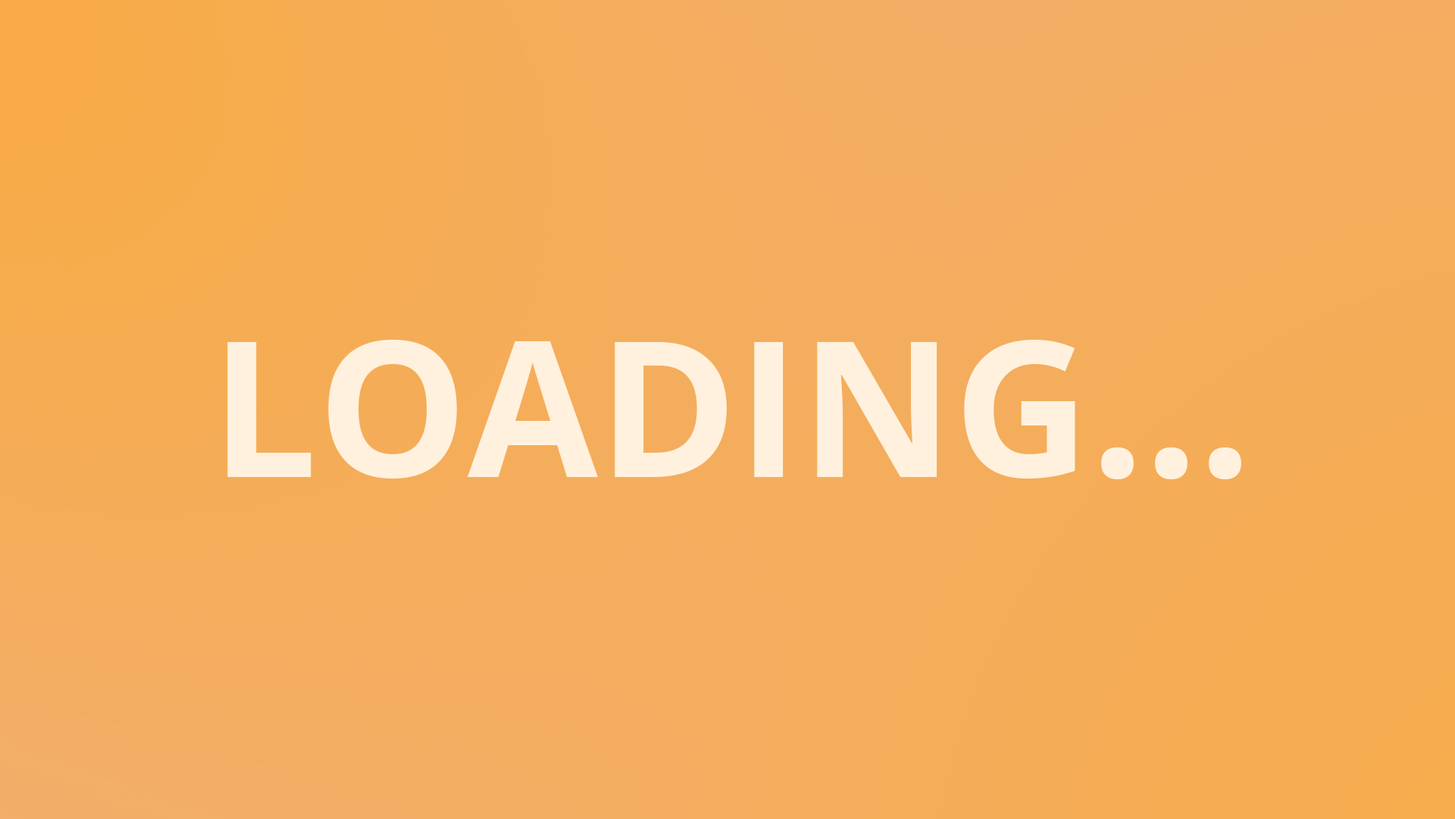
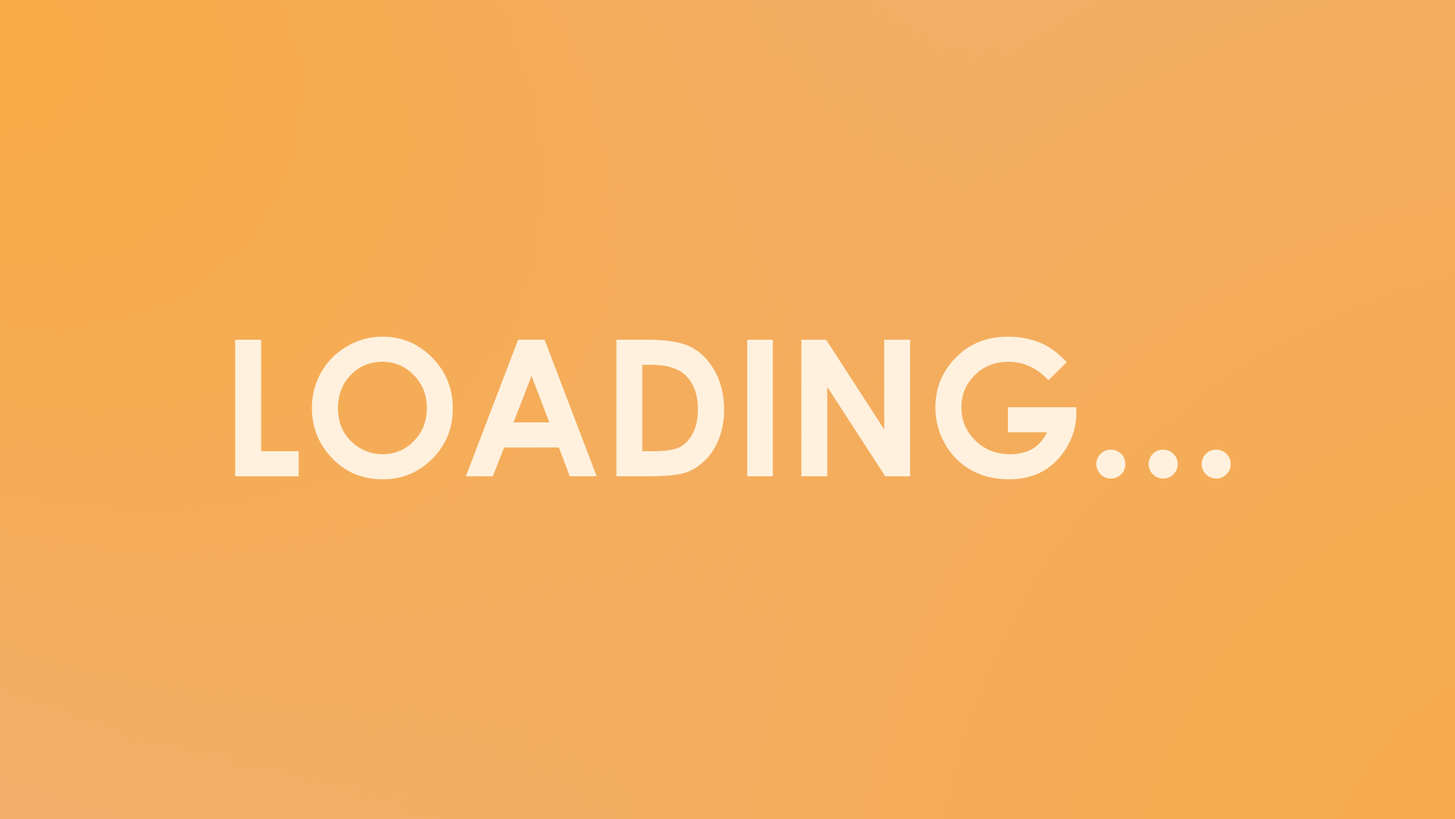
Layers edited between the first and the second 1455 x 819 image:
painted on "LOADING..." over [227, 336, 1242, 480]
